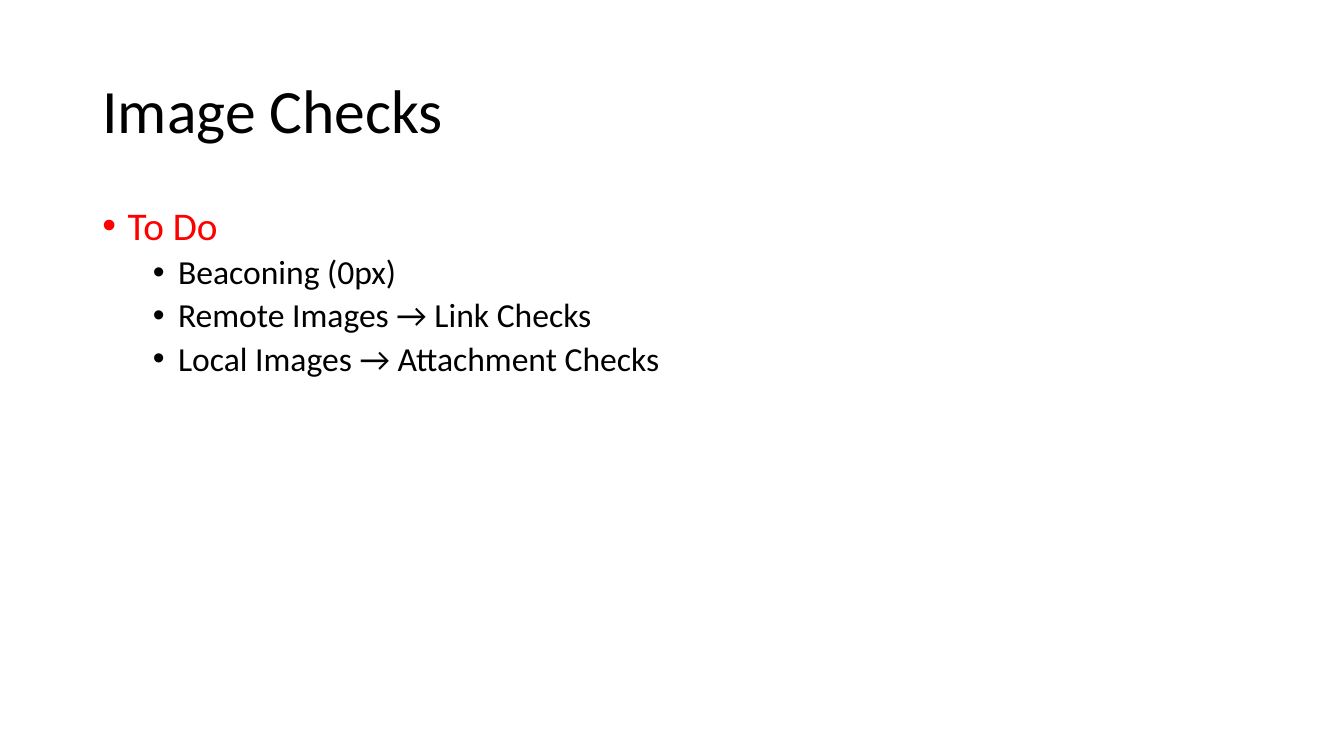
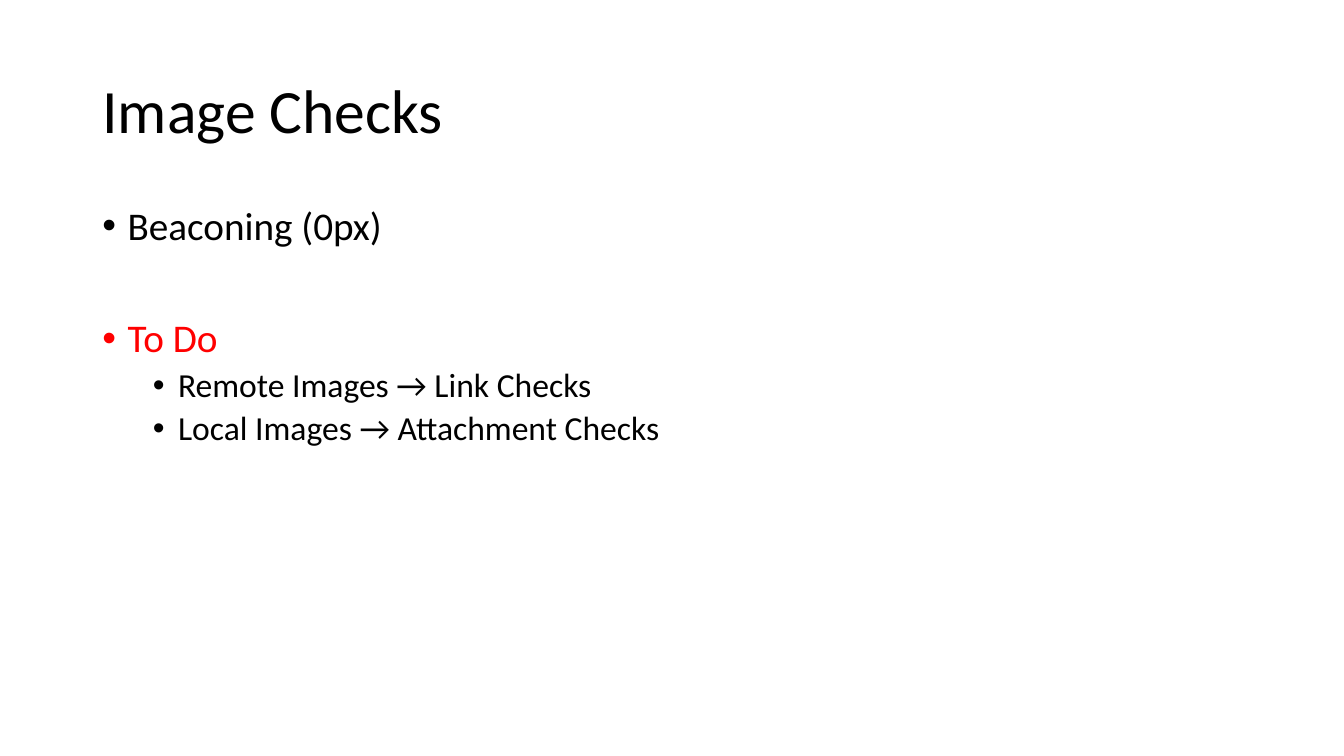
Before and after one commit to CodeChex/OutlookSafetyChecks, a slide deck: slide 14 of Outlook Safety Check.pptx. Drawn at 1344x756 pixels with LibreOffice and Linux fonts; fonts in the diff are those of the drawing. Boxes give left, top, right and bottom in pixels: in the first picture for what was removed or moved away, otherwise in the second. Text is boxed around its words. In the diff, an @@ line names an element or a change of style, - is before the commit and + after.

Commit message:
Revamped to include more checks

```diff
--- a/Outlook Safety Check.pptx
+++ b/Outlook Safety Check.pptx
@@ text at [128, 211, 381, 247]: paragraph added @@
+• Beaconing (0px)
@@ text at [178, 259, 396, 290]: paragraph removed @@
-  • Beaconing (0px)
```
Also in this commit, not shown: 5 other slides changed, 51 other files.
